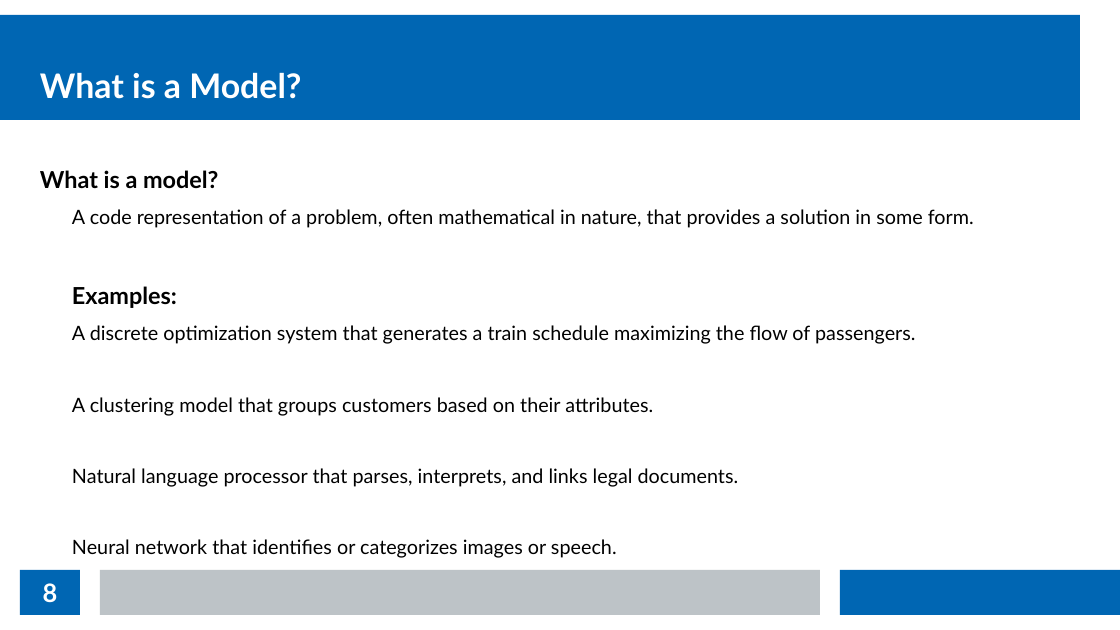
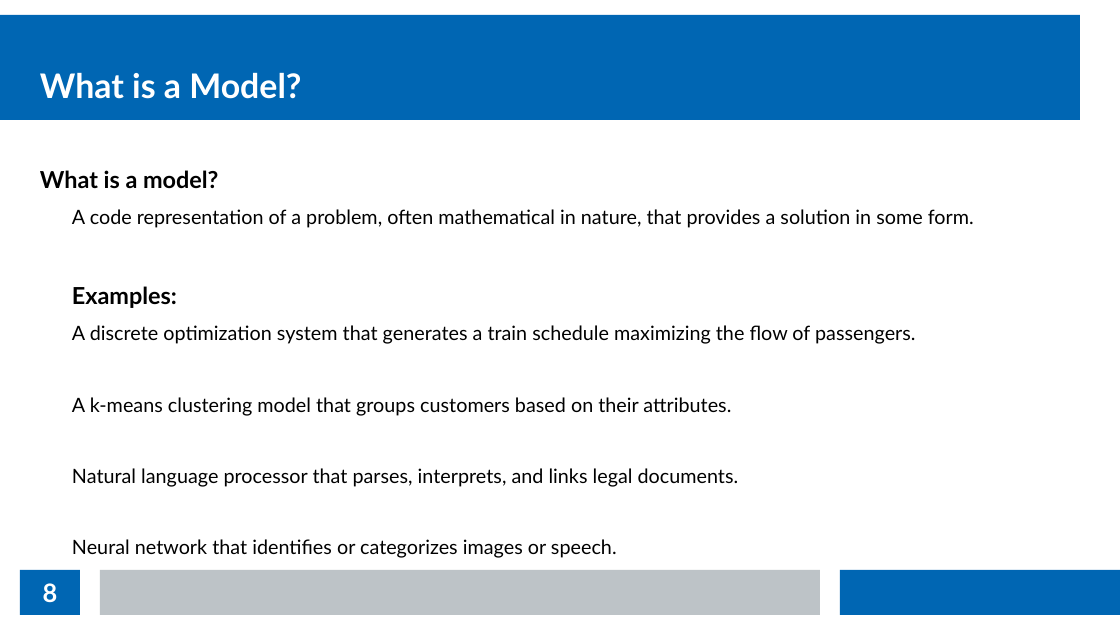
Before and after one commit to thomasnield/kotlin_data_science_talk_ChicagoJUG, a slide deck: slide 8 of kotlin_data_science_talk_chijug_slides.odp. Drawn at 1120x630 pixels with LibreOffice and Linux fonts; fonts in the diff are those of the drawing. Boxes give left, top, right and bottom in pixels: in the first picture for what was removed or moved away, otherwise in the second. Text is boxed around its words. In the diff, an @@ line names an element or a change of style, - is before the commit and + after.

```diff
--- a/kotlin_data_science_talk_chijug_slides.odp
+++ b/kotlin_data_science_talk_chijug_slides.odp
@@ text at box(72, 397, 731, 416): text changed @@
-  A clustering model that groups customers based on their attributes.
+  A k-means clustering model that groups customers based on their attributes.
```
Also in this commit, not shown: 8 other slides changed, 2 slides added.
